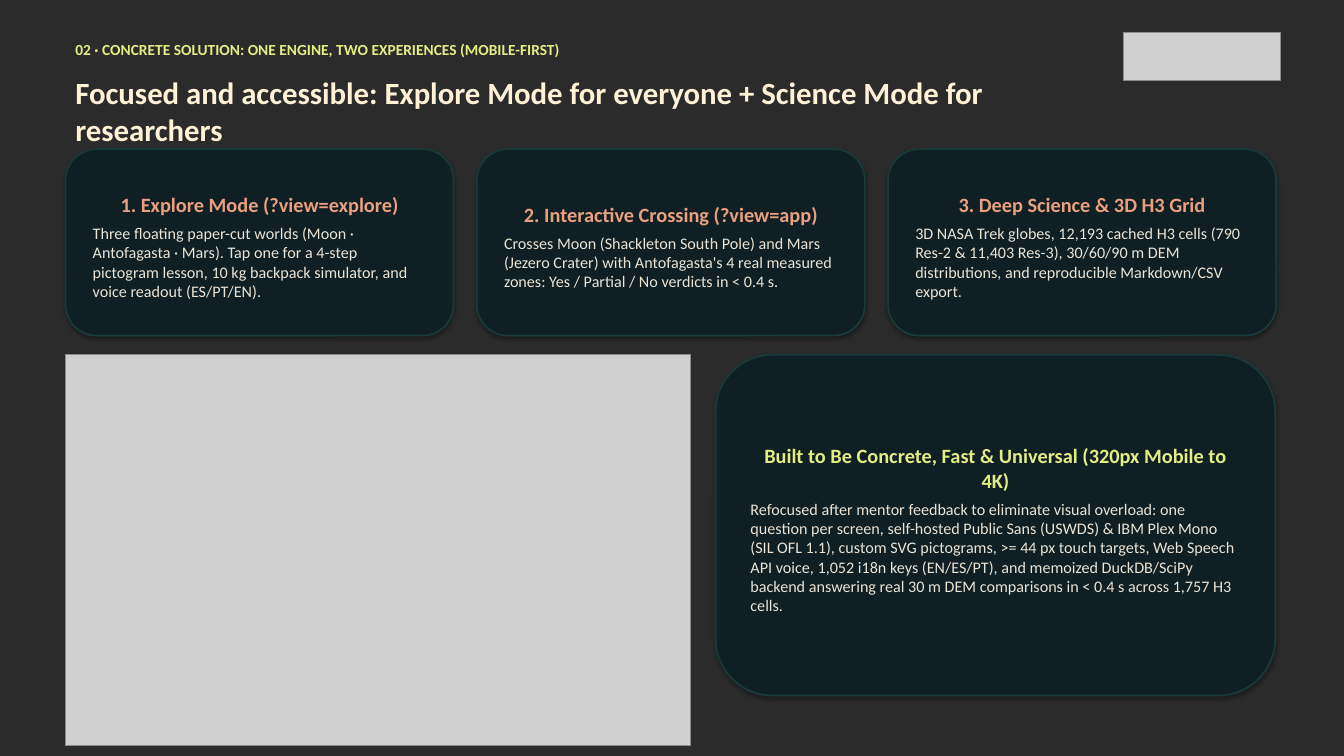
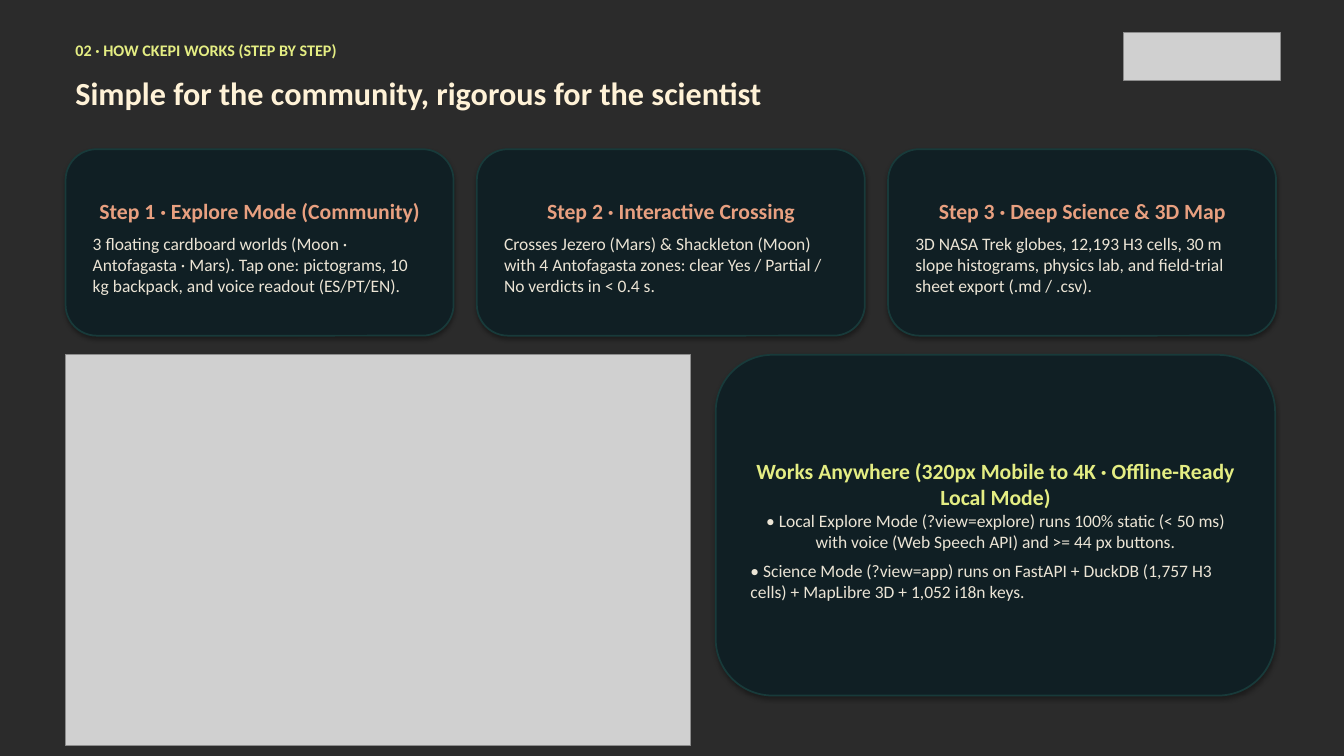
Before and after one commit to AnGeMoNs/Ckepi, a slide deck: slide 3 of docs/nehe/ckepi-pitch-en.pptx. Drawn at 1344x756 pixels with LibreOffice and Linux fonts; fonts in the diff are those of the drawing; grey boxes stand for pictures; background and template pictures are left out; a plain dark background stands for a picture behind light text. Boxes give left, top, right and bottom in pixels: in the first picture for what was removed or moved away, otherwise in the second. Text is boxed around its words. In the diff, an @@ line names an element or a change of style, - is before the commit and + after.

```diff
--- a/docs/nehe/ckepi-pitch-en.pptx
+++ b/docs/nehe/ckepi-pitch-en.pptx
@@ text at [75, 44, 337, 58]: text changed; size 11 to 11.5 pt @@
-02 · CONCRETE SOLUTION: ONE ENGINE, TWO EXPERIENCES (MOBILE-FIRST)
+02 · HOW CKEPI WORKS (STEP BY STEP)
@@ text at [75, 82, 761, 111]: text changed; size 22 to 23 pt @@
-Focused and accessible: Explore Mode for everyone + Science Mode for researchers
+Simple for the community, rigorous for the scientist
@@ text in rounded rectangle at [93, 203, 419, 295]: text changed; size 11.5 to 12.5 pt @@
-1. Explore Mode (?view=explore)
-Three floating paper-cut worlds (Moon · Antofagasta · Mars). Tap one for a 4-step pictogram lesson, 10 kg backpack simulator, and voice readout (ES/PT/EN).
+Step 1 · Explore Mode (Community)
+3 floating cardboard worlds (Moon · Antofagasta · Mars). Tap one: pictograms, 10 kg backpack, and voice readout (ES/PT/EN).
@@ text in rounded rectangle at [504, 204, 811, 292]: text changed; size 11.5 to 12.5 pt @@
-2. Interactive Crossing (?view=app)
-Crosses Moon (Shackleton South Pole) and Mars (Jezero Crater) with Antofagasta's 4 real measured zones: Yes / Partial / No verdicts in < 0.4 s.
+Step 2 · Interactive Crossing
+Crosses Jezero (Mars) & Shackleton (Moon) with 4 Antofagasta zones: clear Yes / Partial / No verdicts in < 0.4 s.
@@ text in rounded rectangle at [915, 204, 1225, 295]: text changed; size 11.5 to 12.5 pt @@
-3. Deep Science & 3D H3 Grid
-3D NASA Trek globes, 12,193 cached H3 cells (790 Res-2 & 11,403 Res-3), 30/60/90 m DEM distributions, and reproducible Markdown/CSV export.
+Step 3 · Deep Science & 3D Map
+3D NASA Trek globes, 12,193 H3 cells, 30 m slope histograms, physics lab, and field-trial sheet export (.md / .csv).
@@ text in rounded rectangle at [750, 463, 1235, 601]: text changed; size 11.5 to 12.5 pt @@
-Built to Be Concrete, Fast & Universal (320px Mobile to 4K)
-Refocused after mentor feedback to eliminate visual overload: one question per screen, self-hosted Public Sans (USWDS) & IBM Plex Mono (SIL OFL 1.1), custom SVG pictograms, >= 44 px touch targets, Web Speech API voice, 1,052 i18n keys (EN/ES/PT), and memoized DuckDB/SciPy backend answering real 30 m DEM comparisons in < 0.4 s across 1,757 H3 cells.
+Works Anywhere (320px Mobile to 4K · Offline-Ready Local Mode)
+• Local Explore Mode (?view=explore) runs 100% static (< 50 ms) with voice (Web Speech API) and >= 44 px buttons.
+• Science Mode (?view=app) runs on FastAPI + DuckDB (1,757 H3 cells) + MapLibre 3D + 1,052 i18n keys.
```
Also in this commit, not shown: 6 other slides changed, 15 other files.
